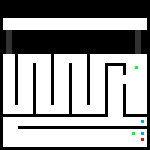
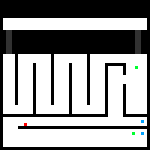
Layer changes from the first 150 x 150 image to the second:
painted on "Слой 2" over box(24, 123, 144, 141)
